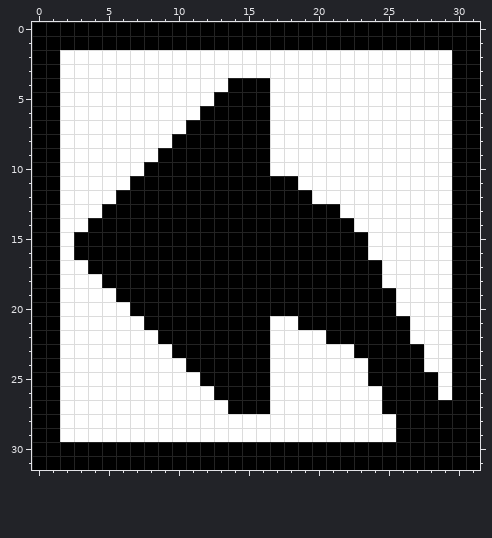
Pixel-art file, stored at Images/View.aseprite. The picture above is the old version.
32x32 pixels, 1 frame.
After:
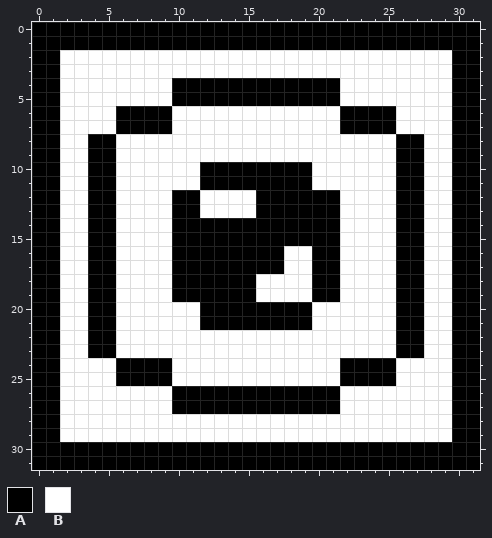
Palette (. is transparent): A #000000  B #ffffff
The edit:
y 4: x 10..13 BBBB -> AAAA; x 17..21 BBBBB -> AAAAA
y 5: x 10..12 BBB -> AAA; x 17..21 BBBBB -> AAAAA
y 6: x 6..9 BBBB -> AAAA; x 12..16 AAAAA -> BBBBB; x 22..25 BBBB -> AAAA
y 7: x 6..9 BBBB -> AAAA; x 11..16 AAAAAA -> BBBBBB; x 22..25 BBBB -> AAAA
y 8: x 4..5 BB -> AA; x 10..16 AAAAAAA -> BBBBBBB; x 26..27 BB -> AA
y 9: x 4..5 BB -> AA; x 9..16 AAAAAAAA -> BBBBBBBB; x 26..27 BB -> AA
y 10: x 4..5 BB -> AA; x 8..11 AAAA -> BBBB; x 17..19 BBB -> AAA; x 26..27 BB -> AA
y 11: x 4..5 BB -> AA; x 7..11 AAAAA -> BBBBB; x 19 B -> A; x 26..27 BB -> AA
y 12: x 4..9 BBAAAA -> AABBBB; x 12..15 AAAA -> BBBB; x 20..21 BB -> AA; x 26..27 BB -> AA
y 13: x 4 B -> A; x 6..9 AAAA -> BBBB; x 12..15 AAAA -> BBBB; x 26..27 BB -> AA
y 14: x 6..9 AAAA -> BBBB; x 22 A -> B; x 26..27 BB -> AA
y 15: x 3 A -> B; x 6..9 AAAA -> BBBB; x 22..23 AA -> BB; x 26..27 BB -> AA
y 16: x 3 A -> B; x 6..9 AAAA -> BBBB; x 18..19 AA -> BB; x 22..23 AA -> BB; x 26..27 BB -> AA
y 17: x 6..9 AAAA -> BBBB; x 18..19 AA -> BB; x 22..24 AAA -> BBB; x 26..27 BB -> AA
y 18: x 4 B -> A; x 6..9 AAAA -> BBBB; x 16..19 AAAA -> BBBB; x 22..24 AAA -> BBB; x 26..27 BB -> AA
y 19: x 4..9 BBAAAA -> AABBBB; x 16..19 AAAA -> BBBB; x 22..27 AAAABB -> BBBBAA
y 20: x 4..5 BB -> AA; x 7..11 AAAAA -> BBBBB; x 20..27 AAAAAABB -> BBBBBBAA
y 21: x 4..5 BB -> AA; x 8..11 AAAA -> BBBB; x 17..18 BB -> AA; x 20..25 AAAAAA -> BBBBBB; x 27 B -> A
y 22: x 4..5 BB -> AA; x 9..16 AAAAAAAA -> BBBBBBBB; x 21..25 AAAAA -> BBBBB; x 27 B -> A
y 23: x 4..5 BB -> AA; x 10..16 AAAAAAA -> BBBBBBB; x 23..25 AAA -> BBB
y 24: x 6..9 BBBB -> AAAA; x 11..16 AAAAAA -> BBBBBB; x 22..23 BB -> AA; x 26..27 AA -> BB
y 25: x 6..9 BBBB -> AAAA; x 12..16 AAAAA -> BBBBB; x 22..23 BB -> AA; x 26..28 AAA -> BBB
y 26: x 10..12 BBB -> AAA; x 17..21 BBBBB -> AAAAA; x 25..28 AAAA -> BBBB
y 27: x 10..13 BBBB -> AAAA; x 17..21 BBBBB -> AAAAA; x 25..29 AAAAA -> BBBBB
y 28..29: x 26..29 AAAA -> BBBB
Pixel boxes of the changes (left, top, right, bottom) in both pictures:
changed: (74, 78, 452, 442)
